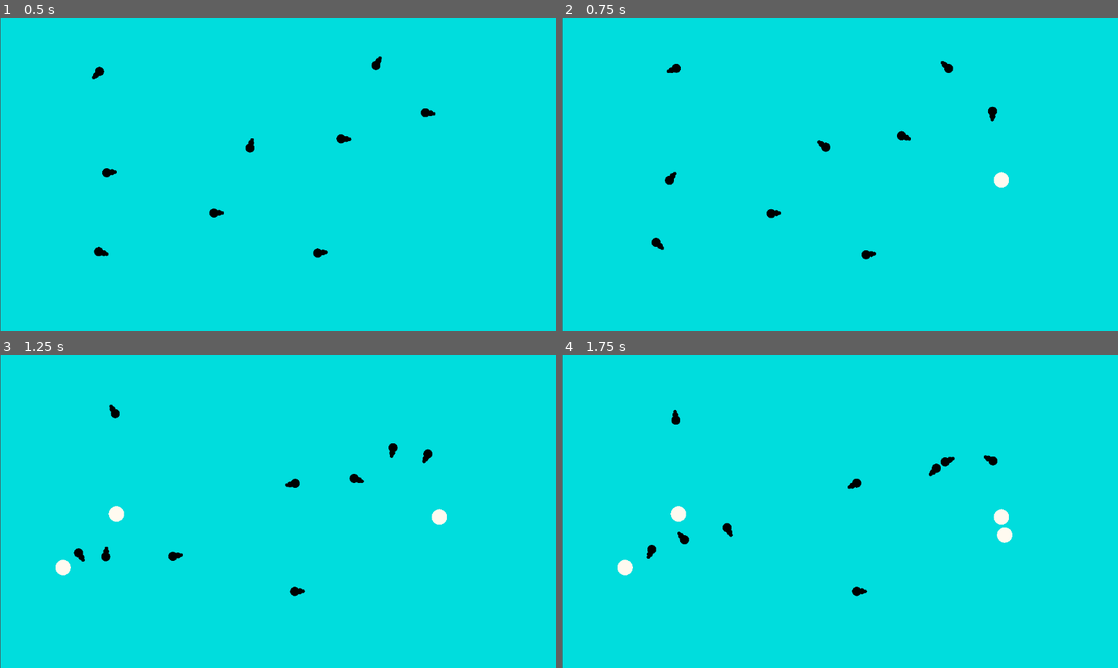
Above: before the commit, frames 1-4 (two rows, left to right).
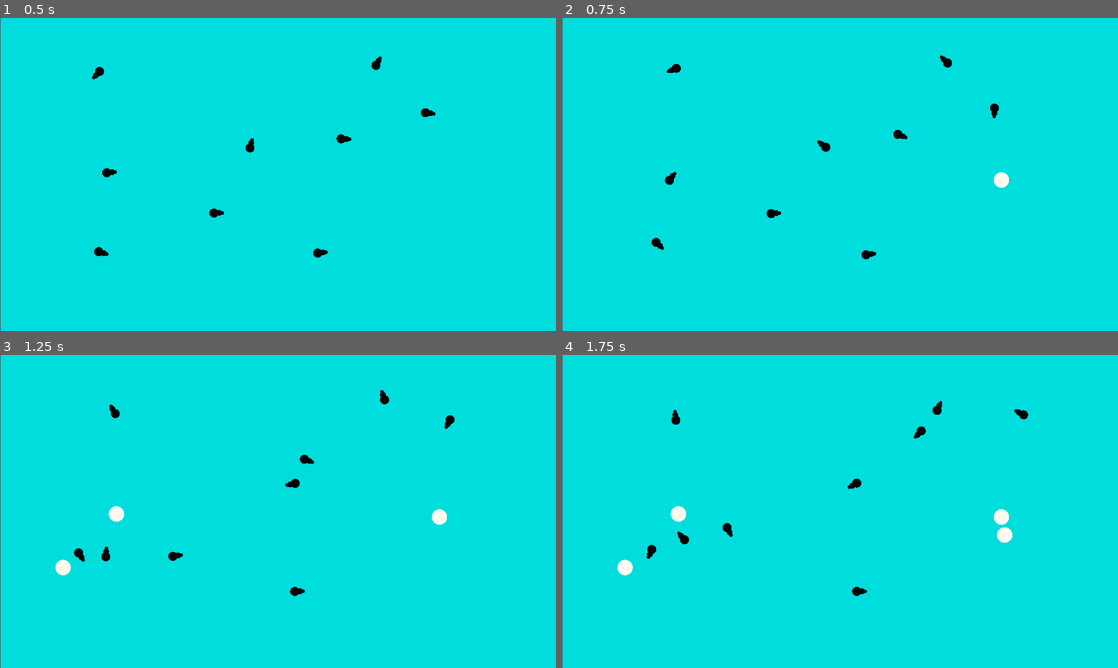
Above: after the commit, the same moments.

Repository: sigmoid/FishGodGame
Game: Godot game, scene res://fish_test_scene.tscn
The game is run twice, just before and just after one commit, with the same random seed, the same clock (stepped at 60 frames per second) and the same inputs.
Inputs (mouse positions are in pixels of both pictures, inside the frame that each line leads up to):
- Up to frame 1 (0.5 s): no input
- Up to frame 2 (0.75 s): tap Enter (ui_accept) at 0.5 s; move the mouse to (962, 158) at 0.52 s; hold T (test) from 0.53 s (still down); click (962, 158) at 0.67 s
- Up to frame 3 (1.25 s): keep holding T (test); tap Enter (ui_accept) at 0.77 s
- Up to frame 4 (1.75 s): move the mouse to (728, 527) at 1.27 s; release T (test) at 1.28 s; tap T (test) at 1.35 s; click (728, 527) at 1.42 s; tap Enter (ui_accept) at 1.52 s

Frame 1 is identical in both runs. In frame 2, 0.2% of the frame differs, in the area x 59-79%, y 11-40%; in frame 3, 0.3%, in the area x 53-82%, y 11-41%; in frame 4, 0.3%.

Commit message:
fix repel mechanic

Diff:
--- a/Fish.gd
+++ b/Fish.gd
@@ -9,7 +9,7 @@
 var distance_threshold = 0.2
 
 @export
-var negative_distance_threshold = 100
+var negative_distance_threshold = 400
 
 @export
 var rotate_duration = 0.5
@@ -48,9 +48,12 @@
 		if(current_velocity > max_speed):
 			current_velocity = max_speed
 
-	if (attraction > 0 and self.position.distance_to(target_pos) > distance_threshold) || (attraction < 0 && self.position.distance_to(target_pos) > negative_distance_threshold):
+	if attraction > 0 and self.position.distance_to(target_pos) > distance_threshold:
 		self.position += (target_pos - self.position).normalized() * current_velocity * delta
+	elif attraction < 0 && self.position.distance_to(target_pos) < negative_distance_threshold:
+		self.position -= (target_pos - self.position).normalized() * current_velocity * delta
 	else:
+
 		current_velocity = 0.0
 
 func setTargetPosition(pos, attr):
--- a/Item/Item.gd
+++ b/Item/Item.gd
@@ -8,7 +8,8 @@
 		queue_redraw()
 	get:
 		return tier
-const COLORS:Array[Color] = [Color.FLORAL_WHITE,
+@export
+var COLORS:Array[Color] = [Color.FLORAL_WHITE,
 Color.GREEN,Color.SKY_BLUE,Color.PURPLE,Color.GOLDENROD]
 
 @export var collision_shape_2d:CollisionShape2D
--- a/Item/Item.tscn
+++ b/Item/Item.tscn
@@ -3,7 +3,6 @@
 [ext_resource type="Script" path="res://Item/Item.gd" id="1_hwn7k"]
 
 [sub_resource type="CircleShape2D" id="CircleShape2D_u3qrw"]
-resource_local_to_scene = true
 
 [node name="Area2D" type="Area2D" node_paths=PackedStringArray("collision_shape_2d")]
 script = ExtResource("1_hwn7k")
Not shown: 1 places in fish_test_scene.tscn that only renumber resources
